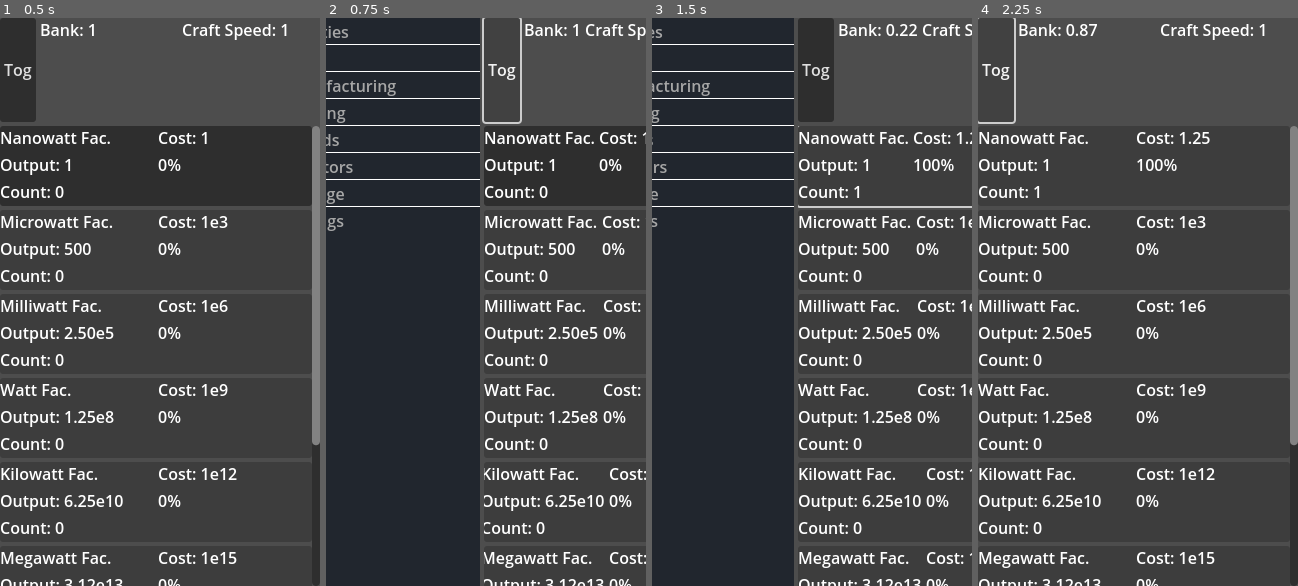
Above: before the commit, frames 1-4 (left to right).
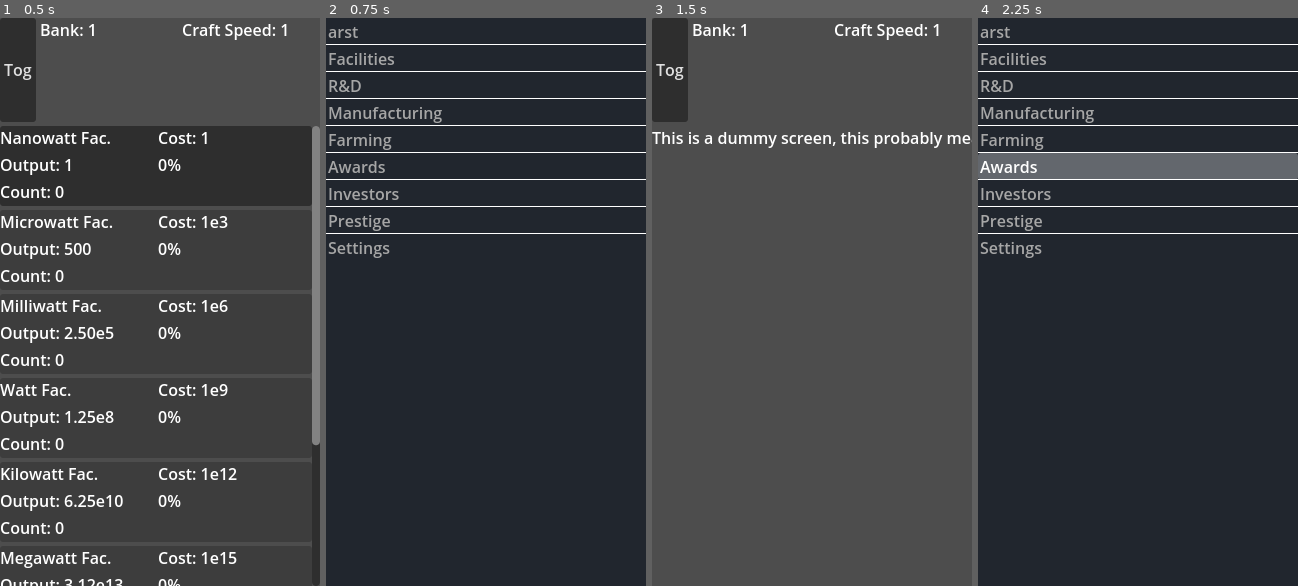
Above: after the commit, the same moments.

Repository: DylanBulfin/IncrementalGame
Game: Godot game, scene res://incremental_game.tscn
Two runs of this game, one before a commit and one after it. Both use one fixed random seed, a clock stepped at 60 frames per second and the inputs below.
Inputs (mouse positions are in pixels of both pictures, inside the frame that each line leads up to):
- Up to frame 1 (0.5 s): no input
- Up to frame 2 (0.75 s): click "Tog" at 0.5 s
- Up to frame 3 (1.5 s): click (911, 165) at 1.27 s
- Up to frame 4 (2.25 s): click "Tog" at 2 s

Frame 1 is identical in both runs. In frame 2, 48% of the frame differs, in the area x 0-100%, y 0-100%; in frame 3, 51%; in frame 4, 99%.

Commit message:
Add basic upgrades, fix side menu graphics

Diff:
--- a/incremental_game.tscn
+++ b/incremental_game.tscn
@@ -41,31 +41,35 @@
 unique_name_in_owner = true
 custom_minimum_size = Vector2(200, 0)
 layout_mode = 2
+size_flags_horizontal = 3
 theme_override_colors/guide_color = Color(1, 1, 1, 1)
 theme_override_styles/panel = SubResource("StyleBoxFlat_5tnwp")
+item_count = 1
+item_0/text = "arst"
 script = ExtResource("3_i1ats")
 
-[node name="VBoxContainer" type="VBoxContainer" parent="HBoxContainer"]
+[node name="MainContent" type="VBoxContainer" parent="HBoxContainer"]
+unique_name_in_owner = true
 layout_mode = 2
 size_flags_horizontal = 3
 
-[node name="HBoxContainer" type="HBoxContainer" parent="HBoxContainer/VBoxContainer"]
+[node name="HBoxContainer" type="HBoxContainer" parent="HBoxContainer/MainContent"]
 layout_mode = 2
 
-[node name="SideMenuButton" type="Button" parent="HBoxContainer/VBoxContainer/HBoxContainer"]
+[node name="SideMenuButton" type="Button" parent="HBoxContainer/MainContent/HBoxContainer"]
 layout_mode = 2
 text = "Tog"
 
-[node name="HeaderContainer" type="GridContainer" parent="HBoxContainer/VBoxContainer/HBoxContainer"]
+[node name="HeaderContainer" type="GridContainer" parent="HBoxContainer/MainContent/HBoxContainer"]
 unique_name_in_owner = true
 layout_mode = 2
 size_flags_horizontal = 3
 columns = 2
 
-[node name="ScreenContainer" type="Control" parent="HBoxContainer/VBoxContainer"]
+[node name="ScreenContainer" type="Control" parent="HBoxContainer/MainContent"]
 unique_name_in_owner = true
 layout_mode = 2
 size_flags_vertical = 3
 
-[connection signal="item_selected" from="HBoxContainer/SideMenu" to="ScreenManager" method="_on_side_menu_item_selected"]
-[connection signal="pressed" from="HBoxContainer/VBoxContainer/HBoxContainer/SideMenuButton" to="PopupManager" method="_on_side_menu_button_pressed"]
+[connection signal="item_selected" from="HBoxContainer/SideMenu" to="PopupManager" method="_on_side_menu_item_selected"]
+[connection signal="pressed" from="HBoxContainer/MainContent/HBoxContainer/SideMenuButton" to="PopupManager" method="_on_side_menu_button_pressed"]
--- a/resources/upgrades/upgrade.gd
+++ b/resources/upgrades/upgrade.gd
@@ -1,10 +1,9 @@
 extends Resource
 class_name UpgradeResource
 
-@export var id: int
 @export var name: String
 @export var cost: float
 @export var type: Models.UpgradeType
-@export var multiplier: float
-@export var cost_ratio: float
-@export var level: int
+@export var multiplier: float = 2
+@export var cost_ratio: float = 10
+@export var level: int = 0
--- /dev/null
+++ b/resources/upgrades/upgrades.tres
@@ -0,0 +1,38 @@
+[gd_resource type="Resource" script_class="Upgrades" load_steps=6 format=3 uid="uid://l5a25av8lkqi"]
+
+[ext_resource type="Script" path="res://resources/upgrades/upgrade.gd" id="1_kbjor"]
+[ext_resource type="Script" path="res://resources/upgrades/upgrades.gd" id="2_bdhki"]
+
+[sub_resource type="Resource" id="Resource_05l3j"]
+script = ExtResource("1_kbjor")
+id = 0
+name = "nW Prod"
+cost = 1000.0
+type = 0
+multiplier = 2.0
+cost_ratio = 10.0
+level = 0
+
+[sub_resource type="Resource" id="Resource_xoj6n"]
+script = ExtResource("1_kbjor")
+id = 1
+name = "mW Prod"
+cost = 1e+06
+type = 1
+multiplier = 2.0
+cost_ratio = 10.0
+level = 0
+
+[sub_resource type="Resource" id="Resource_47jf0"]
+script = ExtResource("1_kbjor")
+id = 2
+name = "Craft Speed"
+cost = 1e+09
+type = 9
+multiplier = 1.5
+cost_ratio = 10.0
+level = 0
+
+[resource]
+script = ExtResource("2_bdhki")
+items = Array[ExtResource("1_kbjor")]([SubResource("Resource_05l3j"), SubResource("Resource_xoj6n"), SubResource("Resource_47jf0")])
--- /dev/null
+++ b/scenes/components/scripts/upgrade_entry.gd
@@ -0,0 +1,49 @@
+extends Button
+
+var base: Models.Upgrade
+
+var name_label: Label = Label.new()
+var cost_label: Label = Label.new()
+var multi_label: Label = Label.new()
+var level_label: Label = Label.new()
+
+# Called when the node enters the scene tree for the first time.
+func _ready() -> void:
+	State.connect('upgrade_changed', _on_upgrade_changed)
+	State.connect('bank_change', _on_bank_change)
+
+	name_label.size_flags_horizontal = Control.SIZE_EXPAND_FILL
+	cost_label.size_flags_horizontal = Control.SIZE_EXPAND_FILL
+	multi_label.size_flags_horizontal = Control.SIZE_EXPAND_FILL
+	level_label.size_flags_horizontal = Control.SIZE_EXPAND_FILL
+
+	%GridContainer.add_child(name_label)
+	%GridContainer.add_child(cost_label)
+	%GridContainer.add_child(multi_label)
+	%GridContainer.add_child(level_label)
+
+	update_text()
+
+func _on_upgrade_changed(id: int):
+	if id == base.id():
+		update_text()
+		update_vis()
+
+func _on_bank_change():
+	update_vis()
+
+func _pressed() -> void:
+	if State.bank_try_debit(base.cost()):
+		var new_level = base.level() + 1
+		var new_cost = base.cost() * base.cost_ratio()
+
+		State.upgrade_update_state(base.id(), new_level, new_cost)
+
+func update_text() -> void:
+	name_label.text = base.fname()
+	cost_label.text = str("Cost: ", State.fnum(base.cost()))
+	multi_label.text = str("Output: ", State.fnum(base.multi()))
+	level_label.text = str("Lvl " + State.fnum(base.level()))
+
+func update_vis() -> void:
+	self.disabled = !State.bank_can_afford(self.base.cost())
--- a/scenes/components/upgrade_entry.tscn
+++ b/scenes/components/upgrade_entry.tscn
@@ -1,25 +1,17 @@
-[gd_scene load_steps=3 format=3 uid="uid://hvokt8fw3cmt"]
+[gd_scene load_steps=2 format=3 uid="uid://yoysg7hx704i"]
 
-[ext_resource type="Script" path="res://scenes/components/scripts/facility_entry.gd" id="1_ryusd"]
-
-[sub_resource type="StyleBoxFlat" id="StyleBoxFlat_iwdhv"]
-bg_color = Color(0.113725, 0.133333, 0.160784, 1)
+[ext_resource type="Script" path="res://scenes/components/scripts/upgrade_entry.gd" id="1_ke732"]
 
 [node name="UpgradeEntry" type="Button"]
-custom_minimum_size = Vector2(0, 80)
-anchors_preset = 10
+anchors_preset = 15
 anchor_right = 1.0
-offset_bottom = 30.0
+anchor_bottom = 1.0
 grow_horizontal = 2
-size_flags_vertical = 3
-theme_override_styles/hover = SubResource("StyleBoxFlat_iwdhv")
-script = ExtResource("1_ryusd")
+grow_vertical = 2
+script = ExtResource("1_ke732")
 
 [node name="GridContainer" type="GridContainer" parent="."]
 unique_name_in_owner = true
-layout_mode = 1
-anchors_preset = 10
-anchor_right = 1.0
-offset_bottom = 77.0
-grow_horizontal = 2
-columns = 2
+layout_mode = 0
+offset_right = 40.0
+offset_bottom = 40.0
--- a/scripts/global/models.gd
+++ b/scripts/global/models.gd
@@ -65,14 +65,17 @@
 
 #region Upgrades
 enum UpgradeType {
-	Facility1,
-	Facility2,
-	Facility3,
-	Facility4,
-	Facility5,
-	Facility6,
-	Facility7,
-	Facility8,
+	# Manually define them so the int value corresponds to the index
+	# in the facilities array. This allows us to avoid handling each
+	# facility upgrade individually.
+	Facility1 = 0,
+	Facility2 = 1,
+	Facility3 = 2,
+	Facility4 = 3,
+	Facility5 = 4,
+	Facility6 = 5,
+	Facility7 = 6,
+	Facility8 = 7,
 
 	AllFacilities,
 
--- a/scripts/global/state.gd
+++ b/scripts/global/state.gd
@@ -1,9 +1,12 @@
 extends Node
 
 # Signals
+signal screen_change(id: int)
+
 signal bank_change
 signal facility_changed(id: int)
 signal cspeed_change
+signal upgrade_changed(id: int)
 
 # Globally-relevant variables
 var update_interval_s: float = 0.2
@@ -14,6 +17,7 @@
 var _header_sets: Array#[HeaderSetModel]
 var _screens: Array[String] = preload("res://resources/side_menu_items.tres").items
 var _facilities: Array[Models.Facility]
+var _upgrades: Array[Models.Upgrade]
 
 #region Getters
 func bank() -> float: return _bank
@@ -21,6 +25,7 @@
 func header_set(id: int) -> Models.HeaderSet: return _header_sets[id]
 func screens() -> Array[String]: return _screens
 func facilities() -> Array[Models.Facility]: return _facilities
+func upgrades() -> Array[Models.Upgrade]: return _upgrades
 #endregion
 
 # Called when the node enters the scene tree for the first time.
@@ -28,7 +33,10 @@
 	_ready_facility()
 	_ready_header()
 
-# Most global state functions below, separated by category
+# Most global state functions below, mostly separated by category
+
+func change_screen(index: int) -> void:
+	screen_change.emit(index)
 
 #region Header
 func _ready_header():
@@ -95,6 +103,35 @@
 	facility_changed.emit(id)
 #endregion
 
+#region Upgrades
+func _ready_upgrades() -> void:
+	var upgrade_resources = preload("res://resources/upgrades/upgrades.tres").items
+
+	for i in range(len(upgrade_resources)):
+		var resource = upgrade_resources[i]
+
+		_upgrades.append(Models.Upgrade.new(
+			i,
+			resource.name,
+			resource.cost,
+			resource.type,
+			resource.multiplier,
+			resource.cost_ratio,
+			resource.level
+			)
+		)
+
+func upgrades_update_state(id: int, level: int, cost: float) -> void:
+	_upgrades[id]._level = level
+	_upgrades[id]._cost = cost
+	upgrade_changed.emit(id)
+
+	# Actually apply upgrade
+	match _upgrades[id]._type:
+		Models.UpgradeType.Facility1:
+			pass
+#endregion
+
 #region Manufacturing
 func manufacturing_multiply_speed(factor: float) -> void:
 	_cspeed *= factor
--- a/scripts/popup_manager.gd
+++ b/scripts/popup_manager.gd
@@ -14,3 +14,12 @@
 func _on_side_menu_button_pressed() -> void:
 	side_menu_visible = not side_menu_visible
 	%SideMenu.visible = side_menu_visible
+	%MainContent.visible = not side_menu_visible
+
+
+func _on_side_menu_item_selected(index: int) -> void:
+	%SideMenu.visible = false
+	%MainContent.visible = true
+	side_menu_visible = false
+
+	State.change_screen(index)
--- a/scripts/screen_manager.gd
+++ b/scripts/screen_manager.gd
@@ -24,14 +24,16 @@
 
 	screen_nodes[0].visible = true
 
+	State.connect("screen_change", _on_screen_change)
+
 
 # Called every frame. 'delta' is the elapsed time since the previous frame.
 func _process(_delta: float) -> void:
 	pass
 
-
-func _on_side_menu_item_selected(index: int) -> void:
+func _on_screen_change(index: int) -> void:
 	if current_screen_index != index:
 		screen_nodes[current_screen_index].visible = false
-		screen_nodes[index].visible = true
-		current_screen_index = index
+
+	screen_nodes[index].visible = true
+	current_screen_index = index
